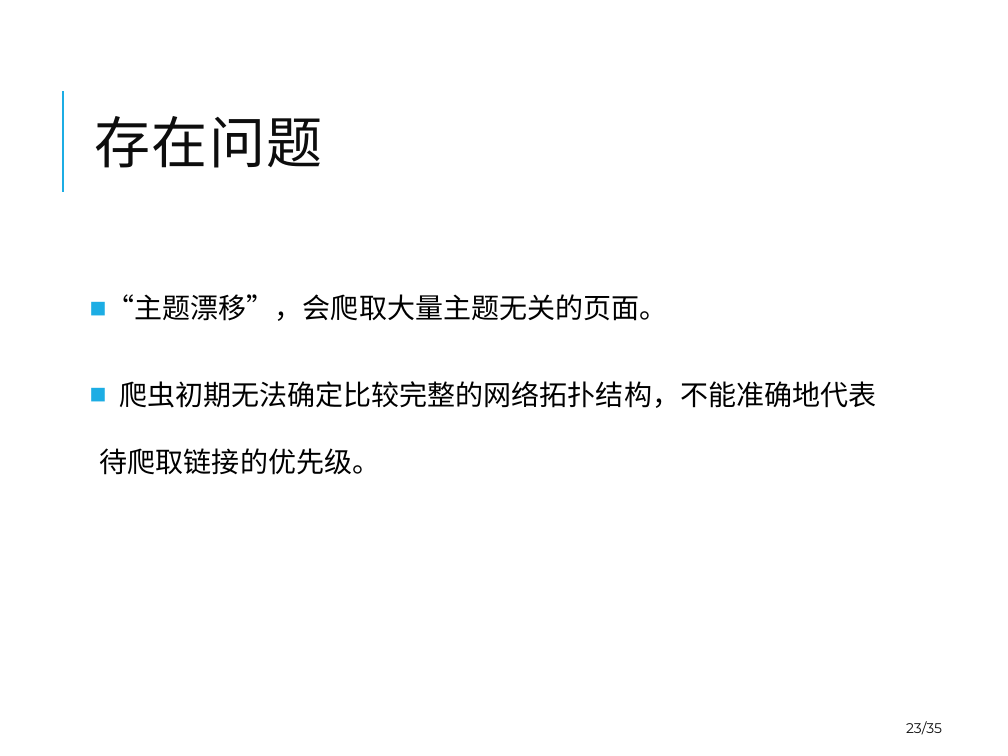
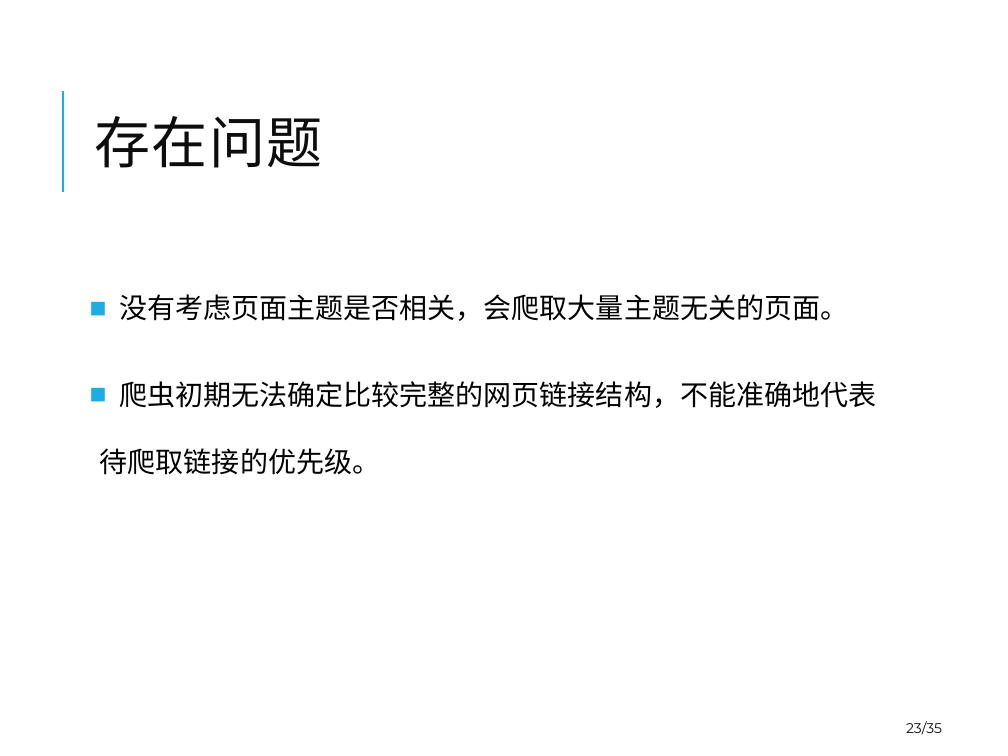
Before and after one commit to winniehajing/paper, a slide deck: slide 23 of 2012223040119-Defense-20150515-goahead.pptx. Drawn at 1008x756 pixels with LibreOffice and Linux fonts; fonts in the diff are those of the drawing. Boxes give left, top, right and bottom in pixels: in the first picture for what was removed or moved away, otherwise in the second. Text is boxed around its words. In the diff, an @@ line names an element or a change of style, - is before the commit and + after.

```diff
--- a/2012223040119-Defense-20150515-goahead.pptx
+++ b/2012223040119-Defense-20150515-goahead.pptx
@@ text at [100, 294, 876, 475]: text changed @@
-■ “主题漂移”，会爬取大量主题无关的页面。
-■ 爬虫初期无法确定比较完整的网络拓扑结构，不能准确地代表待爬取链接的优先级。
+■ 没有考虑页面主题是否相关，会爬取大量主题无关的页面。
+■ 爬虫初期无法确定比较完整的网页链接结构，不能准确地代表待爬取链接的优先级。
```
Also in this commit, not shown: 19 other slides changed, 8 slides added, 1 slide removed, 5 other files.
